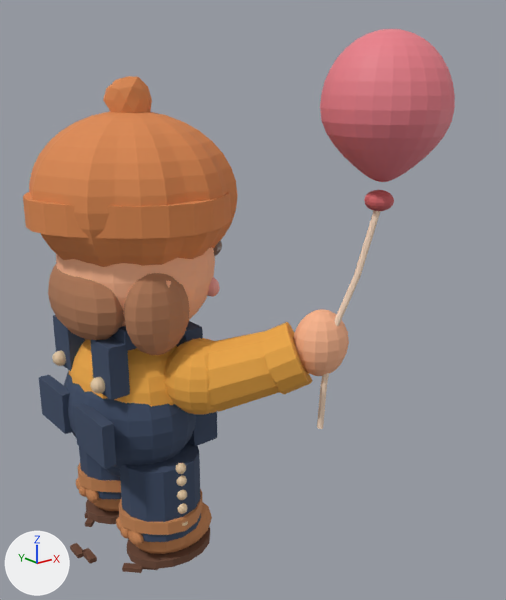
A saved change to the glTF model assets/models/08-kid-with-balloon/08-kid-with-balloon.glb.
The view is the same before and after, from a 50 mm lens placed at (-0.826, -1.539, 1.222), pointed at (0.224, -0.227, 0.697). The axes (+X, +Y, +Z) are drawn at lower left. The lights are the same throughout. The older version comes first. Where no turn or scale is listed for an object, it has been applied to the vertices.

Script lines for the objects in view, before the commit:
```python
ob_balloon = bpy.data.objects.new('Balloon', me_sphere_048)
ob_balloon.location = (0.4, -0.475, 1.165)
ob_balloonknot = bpy.data.objects.new('BalloonKnot', me_sphere_049)
ob_balloonknot.location = (0.392, -0.475, 0.962)
ob_cuff_r = bpy.data.objects.new('Cuff_R', me_cylinder_008)
ob_cuff_r.location = (0.217, -0.36, 0.585)
ob_hand_r = bpy.data.objects.new('Hand_R', me_sphere_026)
ob_hand_r.location = (0.29, -0.405, 0.62)
ob_pompom = bpy.data.objects.new('PomPom', me_icosphere)
ob_pompom.location = (0.03, 0.005, 1.178)
ob_shoulder_r = bpy.data.objects.new('Shoulder_R', me_sphere_025)
ob_shoulder_r.location = (0.08, -0.2, 0.52)
ob_sleeve_r = bpy.data.objects.new('Sleeve_R', me_cone)
ob_sleeve_r.location = (0.16, -0.29, 0.552)
ob_string_0 = bpy.data.objects.new('String_0', me_cylinder_013)
ob_string_0.location = (0.367, -0.469, 0.868)
ob_string_1 = bpy.data.objects.new('String_1', me_cylinder_014)
ob_string_1.location = (0.32, -0.451, 0.725)
# also in view: 'StrapBack_0' at (-0.115, -0.1, 0.565); 'BackPocket_1' at (-0.168, 0.12, 0.4); 'HairSide_R' at (-0.02, -0.17, 0.7); 'BeanieBrim' at (0.03, 0.005, 0.93); 'StrapBack_1' at (-0.115, 0.12, 0.565)
```
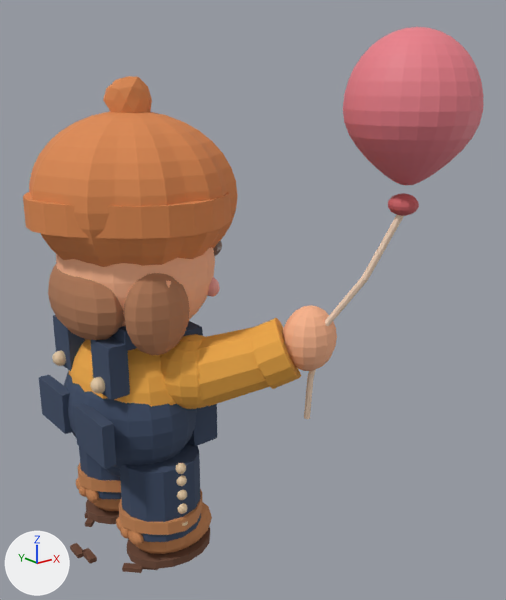
The edits, one by one:
Object 'Shoulder_R' (ob_shoulder_r) moves from (0.08, -0.2, 0.52) to (0.08, -0.16, 0.52).
Object 'Sleeve_R' (ob_sleeve_r) moves from (0.16, -0.29, 0.552) to (0.16, -0.25, 0.552).
Object 'Cuff_R' (ob_cuff_r) moves from (0.217, -0.36, 0.585) to (0.217, -0.32, 0.585).
Object 'Hand_R' (ob_hand_r) moves from (0.29, -0.405, 0.62) to (0.29, -0.365, 0.62).
Object 'Balloon' (ob_balloon) moves from (0.4, -0.475, 1.165) to (0.4, -0.545, 1.165).
Object 'BalloonKnot' (ob_balloonknot) moves from (0.392, -0.475, 0.962) to (0.392, -0.545, 0.962).
Object 'String_0' (ob_string_0) moves from (0.367, -0.469, 0.868) to (0.365, -0.517, 0.868).
Object 'String_1' (ob_string_1) moves from (0.32, -0.451, 0.725) to (0.32, -0.448, 0.725).
Object 'String_2' (ob_string_2) moves from (0.286, -0.436, 0.59) to (0.294, -0.39, 0.59).
Object 'String_3' (ob_string_3) moves from (0.275, -0.431, 0.465) to (0.285, -0.373, 0.465).

Where the change shows, as pixel boxes [x1, y1, x2, y2] in the pictures (506 x 600 px):
'Balloon', moved: before [320, 29, 455, 182]; after [343, 27, 483, 185]
'Sleeve_R', moved: before [207, 331, 280, 412]; after [197, 327, 269, 406]
'Hand_R', moved: before [293, 309, 349, 376]; after [282, 305, 337, 371]
'Shoulder_R', moved: before [164, 338, 217, 415]; after [161, 334, 208, 409]
'Cuff_R', moved: before [258, 322, 312, 394]; after [248, 318, 301, 389]
'String_0', moved: before [354, 211, 381, 277]; after [362, 215, 404, 280]
'BalloonKnot', moved: before [364, 190, 394, 211]; after [388, 193, 419, 216]
'String_1', moved: before [334, 275, 360, 326]; after [325, 277, 367, 326]
'String_3', moved: before [317, 386, 327, 429]; after [304, 377, 314, 419]
'String_2', moved: before [321, 373, 329, 387]; after [308, 369, 316, 379]
